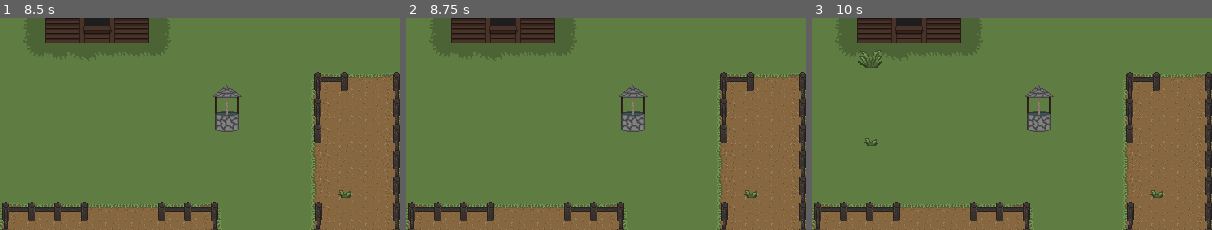
Above: before the commit, frames 1-3 (left to right).
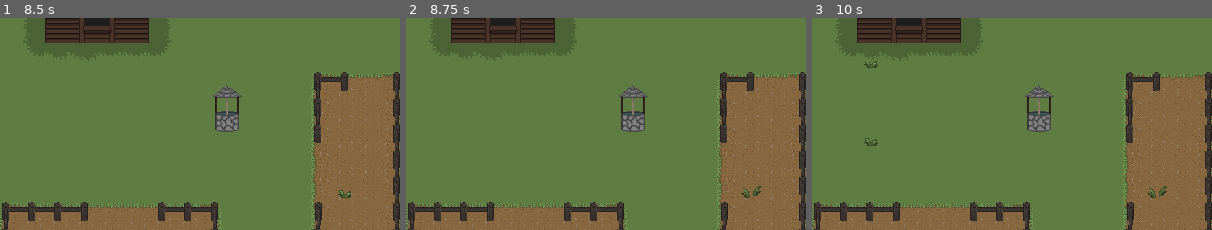
Above: after the commit, the same moments.

Repository: Random7-JF/PirateJam
Game: Godot game, scene res://scenes/world/world.tscn
Two runs of this game, one before a commit and one after it. Both use one fixed random seed, a clock stepped at 60 frames per second and the inputs below.
Inputs (mouse positions are % of the whole screen's width and height, from its top left):
- Up to frame 1 (8.5 s): tap Enter at 0.5, 2, 3.5 s; move the mouse to (72, 48) at 0.52 s; click (72, 48) at 0.6 s; tap Space at 1.25, 2.75, 4.25 s; move the mouse to (30, 58) at 1.27 s; tap 1 (select_one) every 2.25 s from 1.35 to 8.1 s; move the mouse to (60, 30) at 2.02 s; tap 2 (select_two) at 2.1, 4.35, 6.6 s; move the mouse to (45, 74) at 2.77 s; click (45, 74) at 2.85 s; move the mouse to (80, 69) at 3.52 s; move the mouse to (20, 37) at 4.27 s; move the mouse to (55, 53) at 5.02 s; click (55, 53) at 5.1 s; move the mouse to (35, 26) at 5.77 s; move the mouse to (72, 48) at 6.52 s; move the mouse to (30, 58) at 7.27 s; click (30, 58) at 7.35 s; move the mouse to (60, 30) at 8.02 s
- Up to frame 2 (8.75 s): no input
- Up to frame 3 (10 s): move the mouse to (45, 74) at 8.77 s; tap 2 (select_two) at 8.85 s; move the mouse to (80, 69) at 9.52 s; click (80, 69) at 9.6 s
The pictures show only the part of the screen within x 28-78%, y 32-82%; the shares and areas given below are measured in that part.

Frame 1 is identical in both runs. In frame 2, 0.1% of the frame differs, in the area x 83-89%, y 79-85%; in frame 3, 0.3%, in the area x 11-89%, y 15-85%.

Commit message:
moved all timers into groups for pausing

Diff:
--- a/harvest-havoc/scenes/crop_manager/crop_manager.gd
+++ b/harvest-havoc/scenes/crop_manager/crop_manager.gd
@@ -35,7 +35,7 @@
 var current_crops_data: Array[Vector2i] # .x level, .y type
 
 # Temp for testing purposes.
-func _input(event):
+func _input(_event):
 	if Input.is_action_just_pressed("select_one"):
 		current_crop = CropType.CARROT
 		print("Current crop: ", current_crop)
--- a/harvest-havoc/scenes/node_manager/node_manager.gd
+++ b/harvest-havoc/scenes/node_manager/node_manager.gd
@@ -30,7 +30,7 @@
 		for timer in get_tree().get_nodes_in_group(timer_group_name):
 			timer.set_paused(false)
 
-func _input(event):
+func _input(_event):
 	if Input.is_action_just_pressed("pause_timers"):
 		print("Pausing..")
 		pause_grow_timers()
--- a/harvest-havoc/scenes/weed_manager/weed_manager.gd
+++ b/harvest-havoc/scenes/weed_manager/weed_manager.gd
@@ -5,9 +5,12 @@
 @export var max_weeds_per_spawn: int = 5
 @export var weed_spawn_delay: float = 10.0
 @export var weed_spawn_delay_variance: float = 4.0
+@export var weed_grow_delay: float = 10
+@export var weed_grow_variance: float = 3
+@export var node_manager: NodeManager
 @export var tile_map: TileMap
 
-@onready var weed_timer: Timer = $WeedTimer
+@onready var weed_timer: Timer = $WeedSpawnTimer
 
 const TILE_SIZE: int = 32
 
@@ -19,6 +22,7 @@
 const PLANT_TILE_SOURCE: int = 1                           #Tilemap Source Number
 const PLANT_OBJECT_LAYER: int = 3                          #Tilemap Layer Number
 const FARM_OBJECT_LAYER: int = 2                           #Tilemap Layer Number
+const WEED_TILES_START: Vector2i = Vector2i(0,0)
 
 const LOGISTICS_OBJECT_LAYER: int = 0                      #Tilemap Layer Number
 const LOGISTICS_TILE_SOURCE: int = 3                       #Tilemap Source Number
@@ -40,14 +44,9 @@
 
 func _on_weed_timer_timeout():
 	spawn_weeds(randi_range(0,max_weeds_per_spawn))
-	if current_weeds.size() > 1:
-		for weeds in range(1, randi_range(1,max_weeds_per_spawn)):
-			grow_weed(current_weeds.pick_random())
 	var new_delay: float  = randf_range(weed_spawn_delay - weed_spawn_delay_variance, weed_spawn_delay + weed_spawn_delay_variance)
 	set_weed_timer(new_delay)
-	#print("Timer fired, Next delay: ", new_delay )
-	#print("current weed count: ", current_weeds.size())
-	#print("current weeds: ", current_weeds)
+
 
 ################################################################################
 """
@@ -58,9 +57,7 @@
 	weed_timer.start()
 
 func find_spawn_tiles(tilemap_area: Rect2i) -> Array[Vector2i]:
-	var found_tiles: Array[Vector2i]
-	var weed_tiles: int = 0 #extra var for debugging, could be removed.
-	var crop_tiles: int = 0 #extra var for debugging, could be removed.
+	var found_tiles: Array[Vector2i] = []
 	for tile_column in range(tilemap_area.position.x,tilemap_area.size.x):
 		for tile_row in range(tilemap_area.position.y, tilemap_area.size.y):
 			var tile = tile_map.get_cell_tile_data(LOGISTICS_OBJECT_LAYER, Vector2i(tile_row, tile_column))
@@ -69,40 +66,35 @@
 				var crop_found = tile.get_custom_data(CAN_GROW_CROPS)
 				if weed_found or crop_found:
 					found_tiles.append(Vector2i(tile_row, tile_column))
-				if weed_found: #extra check for debugging, could be removed.
-					weed_tiles += 1
-				if crop_found: #extra check for debugging, could be removed.
-					crop_tiles += 1
-	#extra logs, coudl be removed.
-	#print("Found: ", found_tiles.size(), "Min: ", found_tiles.min(), "Max: ", found_tiles.max())
-	#print("Weed tiles: ", weed_tiles)
-	#print("Crop tiles: ", crop_tiles)
 	return found_tiles
 
 func spawn_weeds(spawn_count: int) -> void:
-	#print("Spawn weeds: ", spawn_count)
 	if spawn_count == 0 or current_weeds.size() >= max_spawned_weeds:
-		#print("spawn count or max hit")
 		return
+
 	var spawn_pos:Vector2i = spawn_tiles[randi_range(0,spawn_tiles.size()-1)]
 	var tile = tile_map.get_cell_tile_data(PLANT_OBJECT_LAYER, spawn_pos)
 	if not tile:
-		tile_map.set_cell(PLANT_OBJECT_LAYER,spawn_pos,PLANT_TILE_SOURCE,Vector2i(0,0)) # 0,0 is level 1
+		handle_weed(spawn_pos,WEED_TILES_START, 0, 2)
 		current_weeds.append(spawn_pos)
 		current_weed_levels.append(0)
 		spawn_weeds(spawn_count - 1)
 	else:
 		spawn_weeds(spawn_count)
 
-# uses atlas coords to check weed level
-func grow_weed(weed_position: Vector2i, max_level: int = 2) -> void:
-	var weed_tile = tile_map.get_cell_atlas_coords(PLANT_OBJECT_LAYER, weed_position)
-	if weed_tile.y >= 0 and weed_tile.y < max_level:
-		var index = current_weeds.find(weed_position)
-		if  current_weed_levels[index] < max_level:
-			current_weed_levels[index] += 1
-			tile_map.set_cell(PLANT_OBJECT_LAYER, current_weeds[index], PLANT_TILE_SOURCE, Vector2i(0 , current_weed_levels[index])) # 0 is level one.
-			#print("Growing weed, ", current_weeds[index], " from level ", current_weed_levels[index] - 1, " to ", current_weed_levels[index])
+func handle_weed(weed_position: Vector2i, atlas_coords: Vector2i, current_level: int, max_level: int = 2) -> void:
+	print("Params: ", weed_position, atlas_coords, current_level, max_level)
+	if current_level > max_level:
+		return
+
+	tile_map.set_cell(PLANT_OBJECT_LAYER, weed_position, PLANT_TILE_SOURCE, atlas_coords)
+
+	var timer = node_manager.create_grow_timer(weed_grow_delay, weed_grow_variance)
+	await timer.timeout
+	timer.queue_free()
+
+	var new_atlas_coords: Vector2i = Vector2i(atlas_coords.x,  atlas_coords.y + 1)
+	handle_weed(weed_position, new_atlas_coords, current_level + 1, max_level)
 
 # this function has a lot of break points and needs testing.
 func harvest_weed(weed_position: Vector2i) -> void:
--- a/harvest-havoc/scenes/world/world.tscn
+++ b/harvest-havoc/scenes/world/world.tscn
@@ -48,13 +48,11 @@
 tile_map = NodePath("..")
 node_manager = NodePath("../NodeManager")
 
-[node name="Timers" type="Node2D" parent="Tilemap/CropManager"]
-position = Vector2(2, -3)
-
-[node name="WeedManager" parent="Tilemap" node_paths=PackedStringArray("tile_map") instance=ExtResource("5_6on4h")]
+[node name="WeedManager" parent="Tilemap" node_paths=PackedStringArray("node_manager", "tile_map") instance=ExtResource("5_6on4h")]
+node_manager = NodePath("../NodeManager")
 tile_map = NodePath("..")
 
-[node name="WeedTimer" type="Timer" parent="Tilemap/WeedManager"]
+[node name="WeedSpawnTimer" type="Timer" parent="Tilemap/WeedManager" groups=["grow_timers"]]
 
 [node name="Nav_Area_Map" type="NavigationRegion2D" parent="."]
 visible = false
@@ -67,4 +65,4 @@
 process_callback = 0
 position_smoothing_enabled = true
 
-[connection signal="timeout" from="Tilemap/WeedManager/WeedTimer" to="Tilemap/WeedManager" method="_on_weed_timer_timeout"]
+[connection signal="timeout" from="Tilemap/WeedManager/WeedSpawnTimer" to="Tilemap/WeedManager" method="_on_weed_timer_timeout"]
